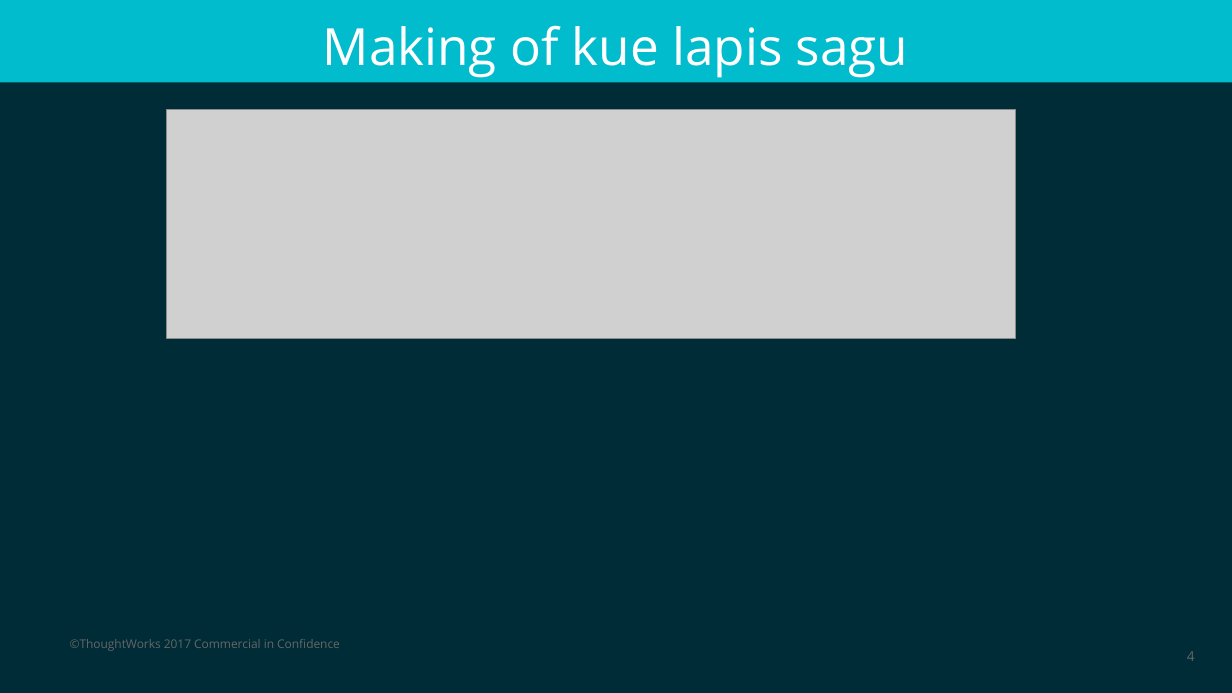
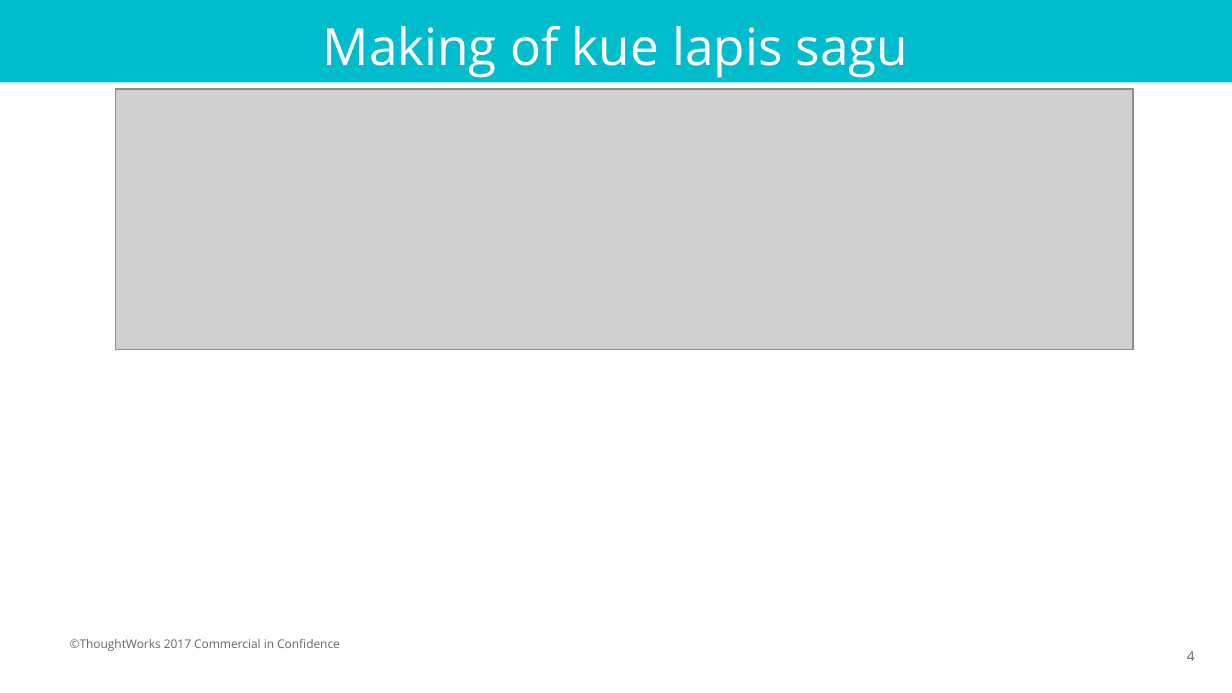
Before and after one commit to wilsontjhi/pycon-asia-2018, a slide deck: slide 4 of slides/Pycon 2018.pptx. Drawn at 1232x693 pixels with LibreOffice and Linux fonts; fonts in the diff are those of the drawing; grey boxes stand for pictures. Boxes give left, top, right and bottom in pixels: in the first picture for what was removed or moved away, otherwise in the second. Text is boxed around its words. In the diff, an @@ line names an element or a change of style, - is before the commit and + after.

Commit message:
Update slides to use white background

```diff
--- a/slides/Pycon 2018.pptx
+++ b/slides/Pycon 2018.pptx
@@ background #002C37 to #FFFFFF @@
@@ picture: place and size @@
-picture at bbox=[166, 110, 1015, 339]
+picture at bbox=[116, 89, 1133, 349]
```
Also in this commit, not shown: 15 other slides changed, 1 slide removed, 3 other files.
